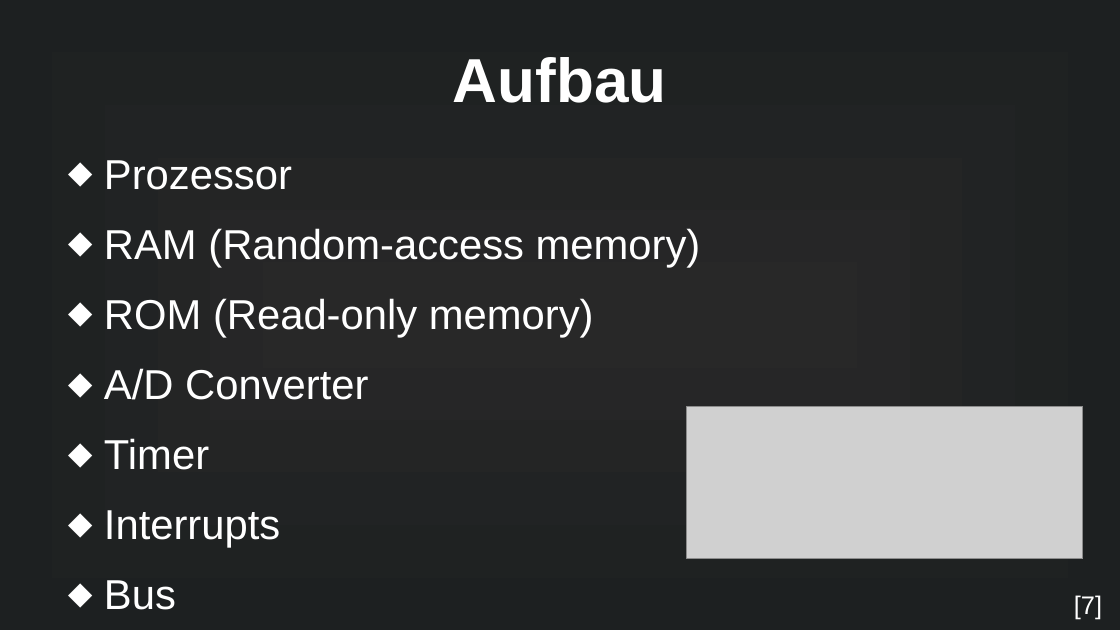
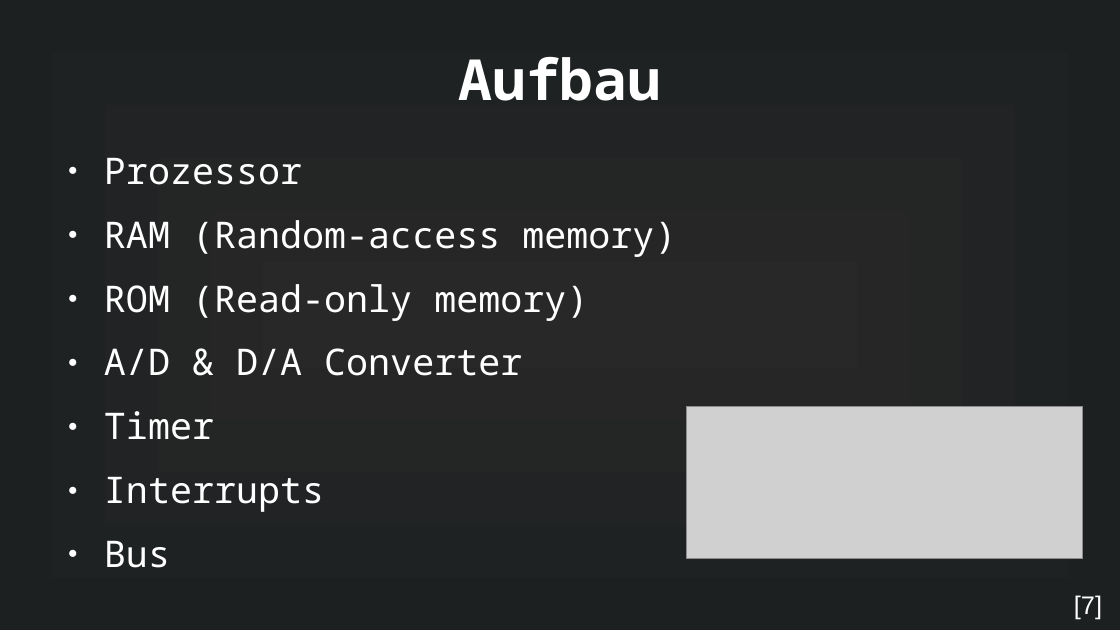
Before and after one commit to MuffinKran24/IMP_GFS, a slide deck: slide 12 of Mikrocontroller_GFS.odp. Drawn at 1120x630 pixels with LibreOffice and Linux fonts; fonts in the diff are those of the drawing; grey boxes stand for pictures. Boxes give left, top, right and bottom in pixels: in the first picture for what was removed or moved away, otherwise in the second. Text is boxed around its words. In the diff, an @@ line names an element or a change of style, - is before the commit and + after.

```diff
--- a/Mikrocontroller_GFS.odp
+++ b/Mikrocontroller_GFS.odp
@@ title "Aufbau" at [458,57,661,101]: size 44 to 40 pt, font Arial to Noto Sans Mono @@
@@ text at [104,157,676,568]: size 29.6 to 26 pt, font Arial to Noto Sans Mono in "Prozessor", "RAM (Random-access memory)", "ROM (Read-only memory)", "Timer" and 2 more places; bullet ⬥ to ● @@
@@ text at [104,348,522,376]: text changed; size 29.6 to 26 pt; font Arial to Noto Sans Mono @@
-⬥ A/D Converter
+● A/D & D/A Converter
```
Also in this commit, not shown: 24 other slides changed, 1 slide added, 6 other files.
